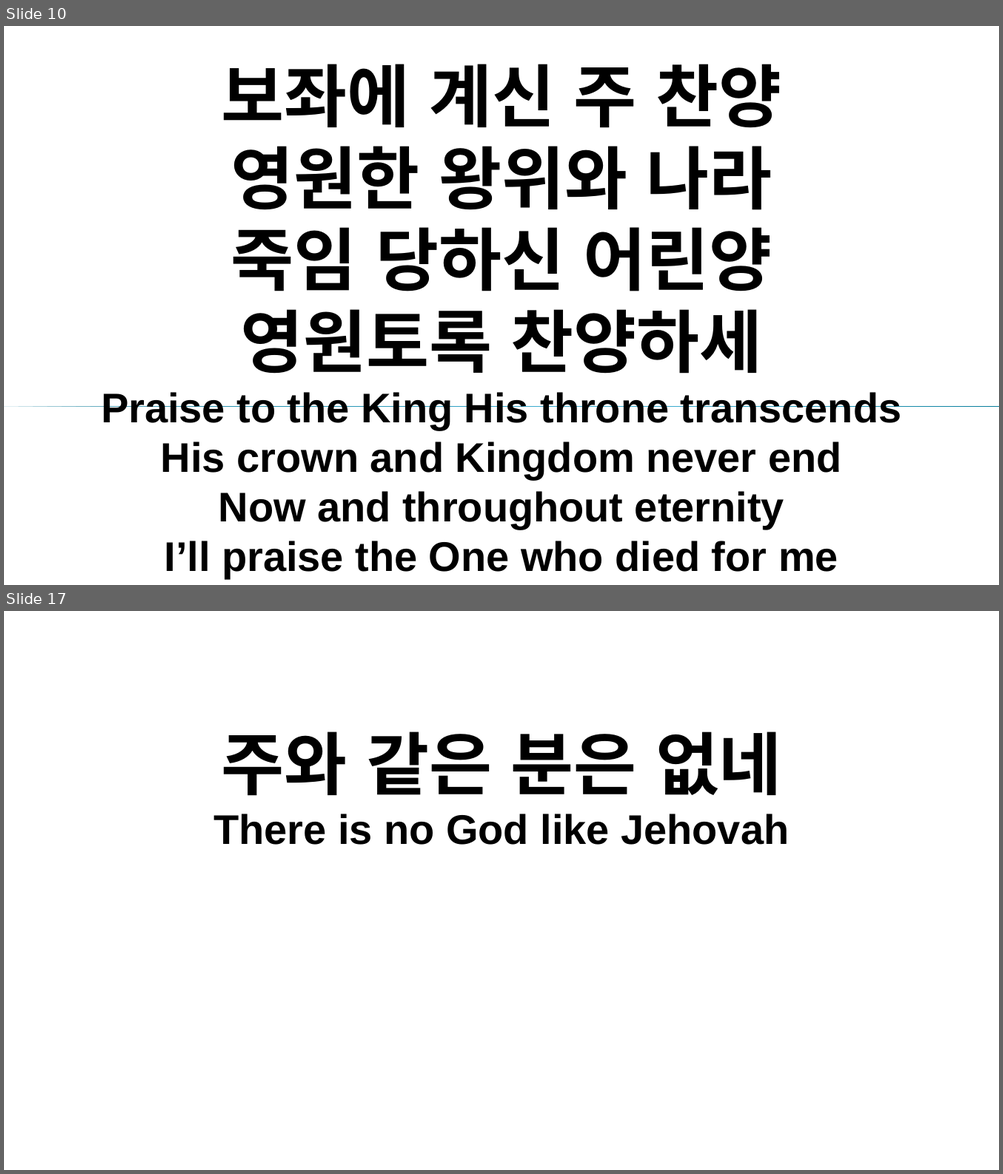
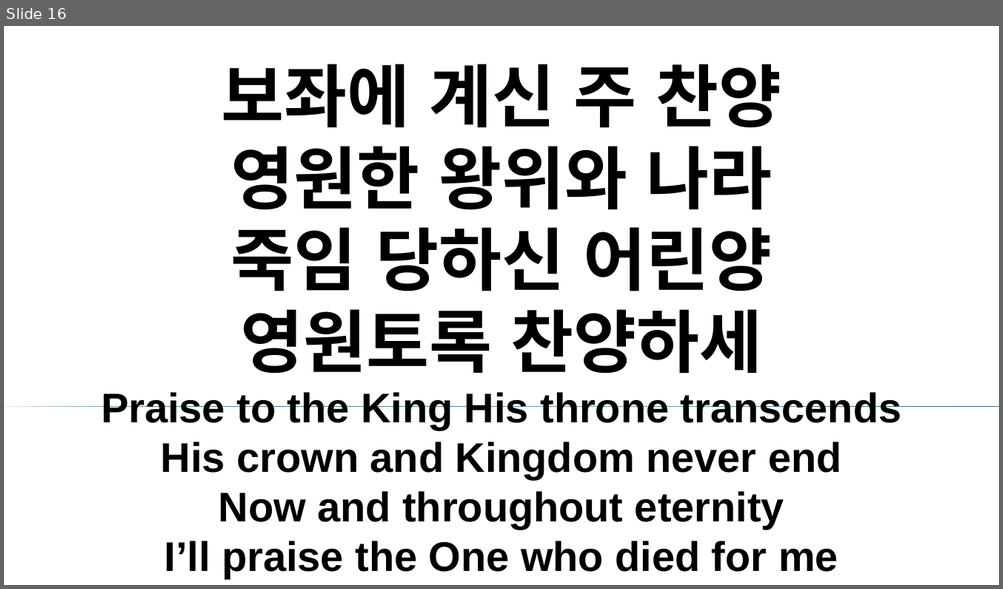
Before and after one commit to kagented/automate, a slide deck: ppt/merged.pptx. Shown one above the other, each under a label of ours: slides 10 and 17 before the commit, slide 16 after it; the slides between them are not shown. The pictures are 1003x1174 and 1003x589 pixels, drawn with LibreOffice and Linux fonts; fonts in the diff are those of the drawing; background and template pictures are left out. Boxes give left, top, right and bottom in pixels: in the first picture for what was removed or moved away, otherwise in the second. Text is boxed around its words. In the diff, an @@ line names an element or a change of style, - is before the commit and + after.

```diff
--- a/ppt/merged.pptx
+++ b/ppt/merged.pptx
@@ slide 17 removed at <box>4,611,999,1170</box>, background picture (left out) @@
@@ title removed at <box>213,732,788,845</box> @@
-주와 같은 분은 없네
-There is no God like Jehovah
@@ what was slide 10 is now slide 16 @@
```
Also in this commit, not shown: 1 slide changed, 11 slides added, 47 other slides removed, 7 other files.
